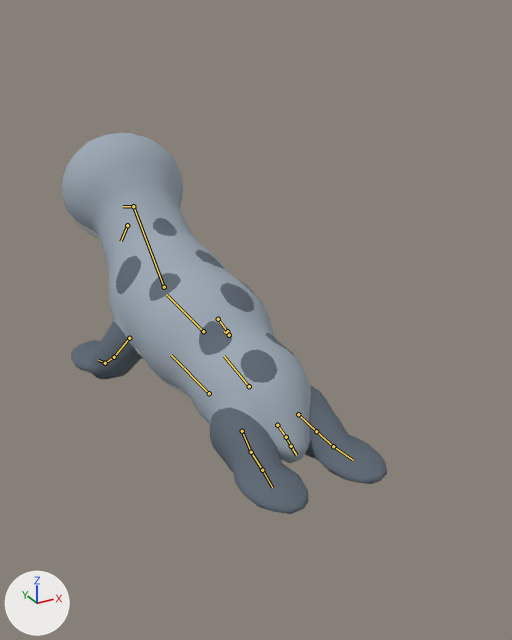
Before and after pictures for a commit that changed the glTF model art_sources/own/harbor_seal_LOD1.glb.
Camera for both pictures: a 50 mm lens placed at (-0.658, -1.434, 0.898), pointed at (0.074, -0.102, 0.232). The lights are fixed; the arrows at lower left show +X, +Y and +Z. The first picture is the older version. Both versions are drawn at frame 5 of the action 'attack'; the numbers are the values there. The bones that change, and the others that lie on the model, are drawn over the model as lines.

In view in the first picture: 'harbor_seal'.
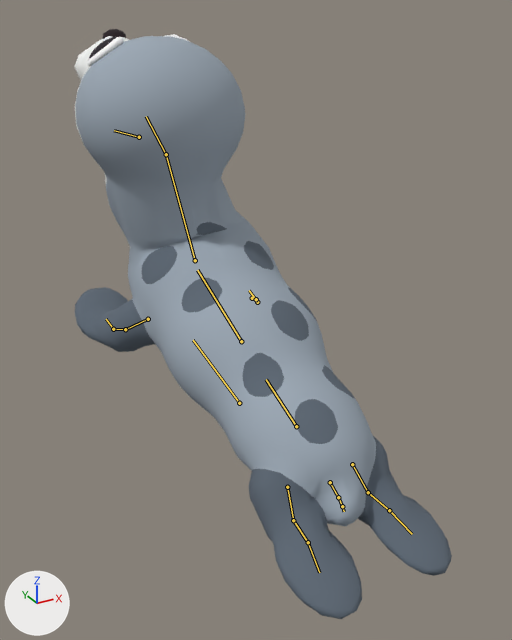
Pixel boxes [x1, y1, x2, y2] of what changed, in the pictures (512 x 640 px):
'harbor_seal', posed (16% wider, 55% taller)
    before: [62, 133, 387, 514]
    after: [74, 29, 452, 619]
bone 'root', root to tip
    before: (209, 393) to (171, 355)
    after: (239, 403) to (193, 340)
bone 'chest', root to tip
    before: (203, 331) to (166, 294)
    after: (241, 341) to (197, 270)
bone 'neck', root to tip
    before: (164, 287) to (133, 206)
    after: (195, 260) to (166, 154)
bone 'head', root to tip
    before: (133, 206) to (123, 206)
    after: (166, 154) to (146, 116)
bone 'jaw', root to tip
    before: (127, 225) to (121, 241)
    after: (139, 137) to (114, 130)
bone 'fl_upper.L', root to tip
    before: (129, 338) to (114, 357)
    after: (148, 319) to (125, 329)
bone 'fl_lower.L', root to tip
    before: (114, 357) to (105, 363)
    after: (125, 329) to (113, 329)
bone 'fl_upper.R', root to tip
    before: (218, 319) to (227, 331)
    after: (252, 298) to (257, 302)
bone 'fl_lower.R', root to tip
    before: (227, 331) to (229, 335)
    after: (257, 302) to (256, 299)
bone 'tail1', root to tip
    before: (277, 425) to (286, 437)
    after: (330, 482) to (338, 497)
bone 'tail2', root to tip
    before: (286, 437) to (291, 446)
    after: (338, 497) to (342, 506)
bone 'tail3', root to tip
    before: (291, 446) to (296, 455)
    after: (342, 506) to (344, 511)
bone 'hl_upper.L', root to tip
    before: (242, 431) to (251, 452)
    after: (287, 487) to (293, 520)
bone 'hl_lower.L', root to tip
    before: (251, 452) to (262, 470)
    after: (293, 520) to (308, 542)
bone 'hl_foot.L', root to tip
    before: (262, 470) to (272, 487)
    after: (308, 542) to (319, 572)
bone 'hl_upper.R', root to tip
    before: (298, 414) to (316, 431)
    after: (352, 464) to (368, 492)
bone 'hl_lower.R', root to tip
    before: (316, 431) to (333, 446)
    after: (368, 492) to (389, 510)
bone 'hl_foot.R', root to tip
    before: (333, 446) to (353, 460)
    after: (389, 510) to (412, 534)

The edits, one by one:
Bone 'root' (bone_root) moves from (0.0, 0.011, -0.002) to (0.0, -0.158, 0.058).
Bone 'root' (bone_root) turns from (0, 0, 0) to (12, 0, 0) degrees about its own x, y and z.
Bone 'root' (bone_root) is rescaled from (1.0, 1.0, 1.0) to (1.08, 1.05, 0.98).
Bone 'chest' (bone_chest) turns from (-2, 0, 0) to (6, 0, 0) degrees about its own x, y and z.
Bone 'neck' (bone_neck) turns from (-7, 0, 0) to (23, 0, 13) degrees about its own x, y and z.
Bone 'head' (bone_head) turns from (3, 0, 0) to (15, 15, 0) degrees about its own x, y and z.
Bone 'jaw' (bone_jaw) turns from (-19, 0, 0) to (-37, 0, 0) degrees about its own x, y and z.
Bone 'fl_upper.L' (bone_fl_upper_l) turns from (7, 0, 0) to (16, 0, 0) degrees about its own x, y and z.
Bone 'fl_lower.L' (bone_fl_lower_l) turns from (-3, 0, 0) to (-6, 0, 0) degrees about its own x, y and z.
Bone 'fl_upper.R' (bone_fl_upper_r) turns from (7, 0, 0) to (16, 0, 0) degrees about its own x, y and z.
Bone 'fl_lower.R' (bone_fl_lower_r) turns from (-3, 0, 0) to (-6, 0, 0) degrees about its own x, y and z.
Bone 'tail1' (bone_tail1) turns from (0, 0, 0) to (-15, 0, 7) degrees about its own x, y and z.
Bone 'tail2' (bone_tail2) turns from (0, 0, 0) to (-18, 0, 11) degrees about its own x, y and z.
Bone 'tail3' (bone_tail3) turns from (0, 0, 0) to (-21, 0, 14) degrees about its own x, y and z.
Bone 'hl_upper.L' (bone_hl_upper_l) turns from (-6, 0, 0) to (17, 0, 0) degrees about its own x, y and z.
Bone 'hl_lower.L' (bone_hl_lower_l) turns from (3, 0, 0) to (-36, 0, 0) degrees about its own x, y and z.
Bone 'hl_foot.L' (bone_hl_foot_l) turns from (0, 0, 0) to (22, 0, 0) degrees about its own x, y and z.
Bone 'hl_upper.R' (bone_hl_upper_r) turns from (-6, 0, 0) to (17, 0, 0) degrees about its own x, y and z.
Bone 'hl_lower.R' (bone_hl_lower_r) turns from (3, 0, 0) to (-36, 0, 0) degrees about its own x, y and z.
Bone 'hl_foot.R' (bone_hl_foot_r) turns from (0, 0, 0) to (22, 0, 0) degrees about its own x, y and z.
